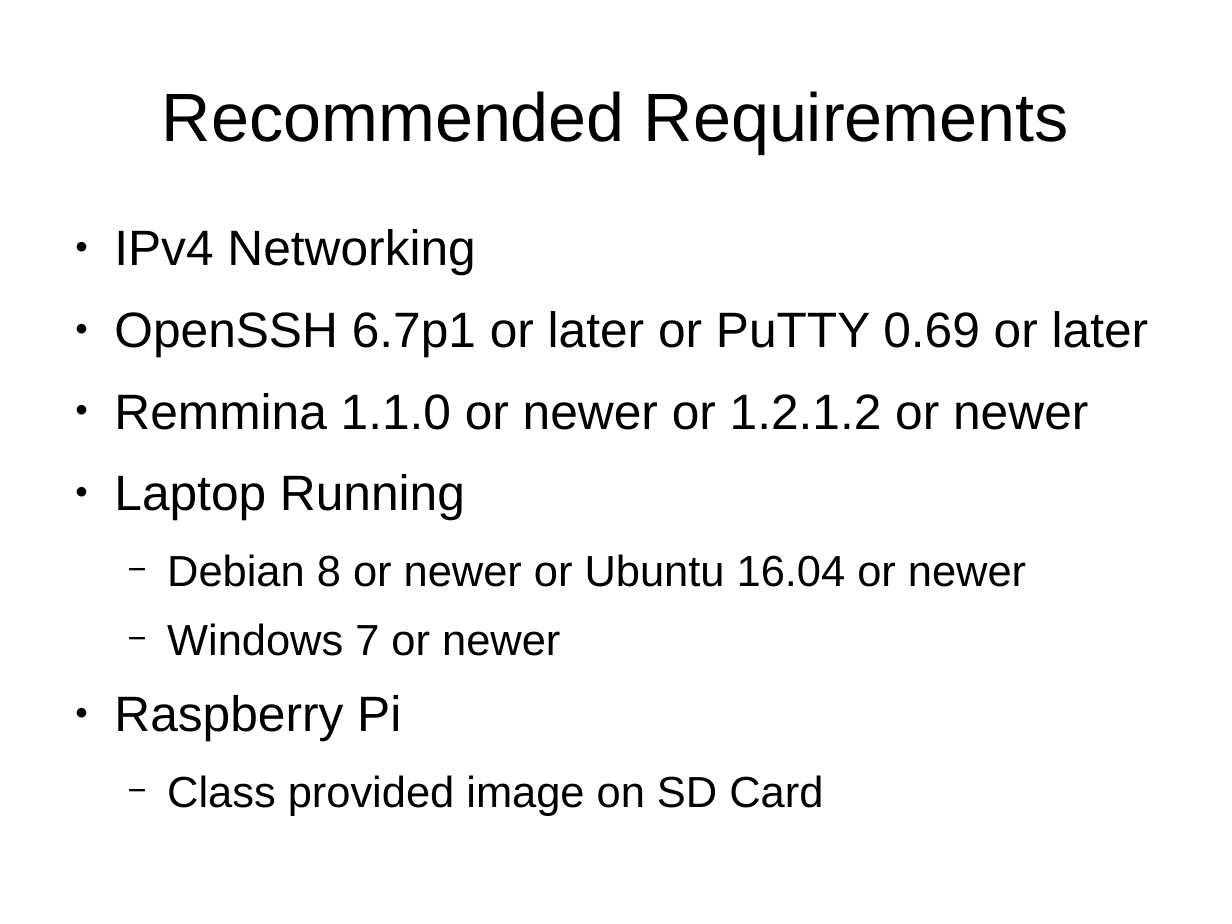
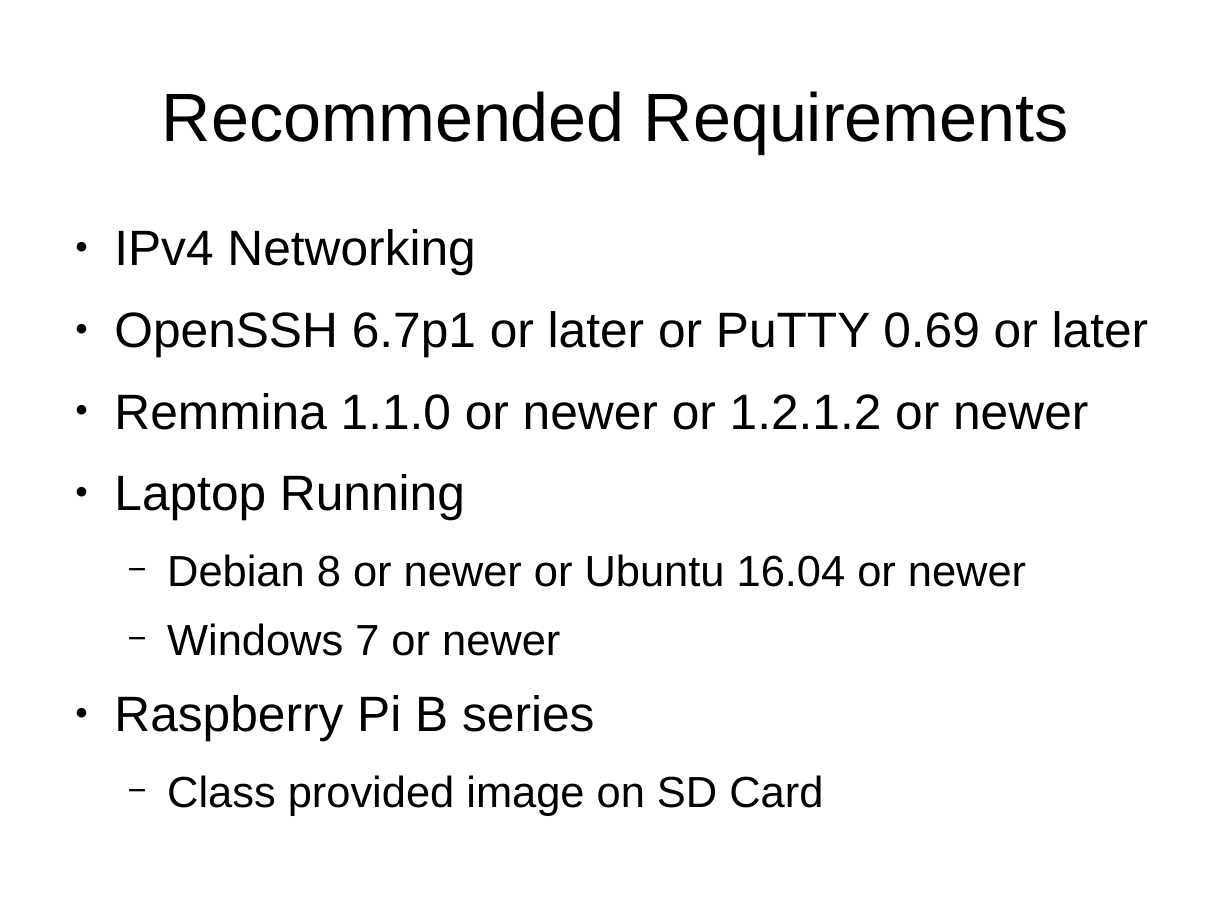
Before and after one commit to Oflameo/sshvnc_ws, a slide deck: slide 3 of doc/sshvnc.odp. Drawn at 1232x924 pixels with LibreOffice and Linux fonts; fonts in the diff are those of the drawing. Boxes give left, top, right and bottom in pixels: in the first picture for what was removed or moved away, otherwise in the second. Text is boxed around its words. In the diff, an @@ line names an element or a change of style, - is before the commit and + after.

```diff
--- a/doc/sshvnc.odp
+++ b/doc/sshvnc.odp
@@ text at (114, 695, 594, 741): text changed @@
-● Raspberry Pi
+● Raspberry Pi B series
```
Also in this commit, not shown: 1 other slide changed, 2 slides added.
